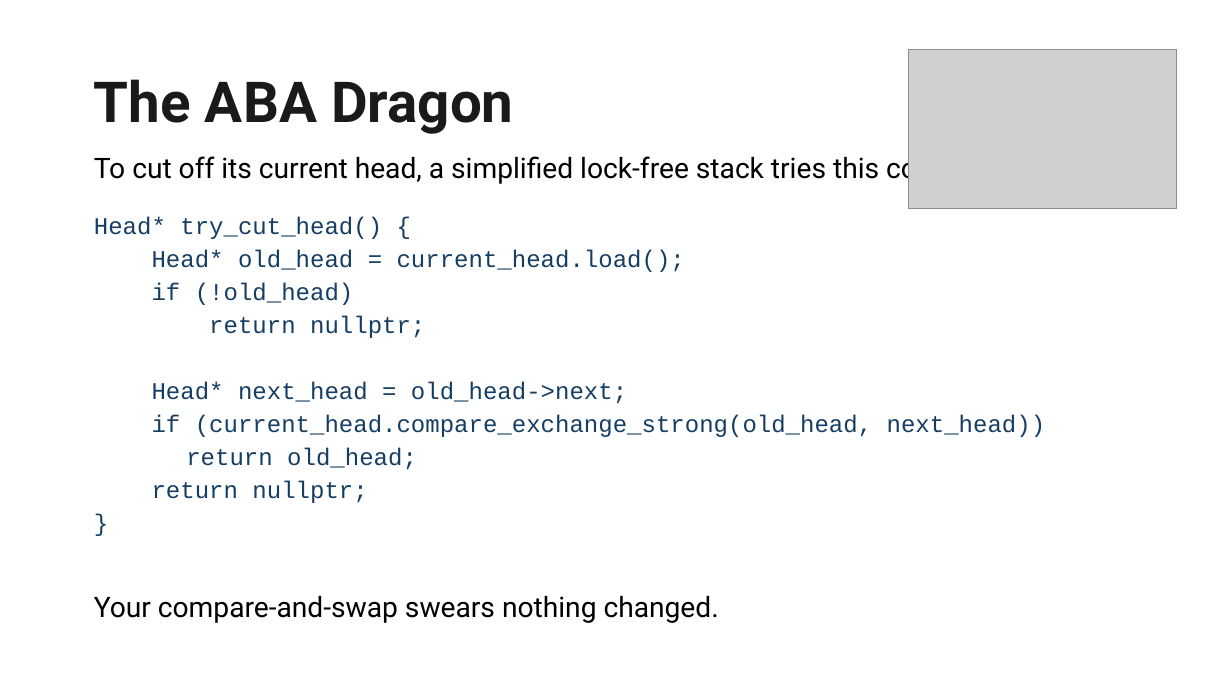
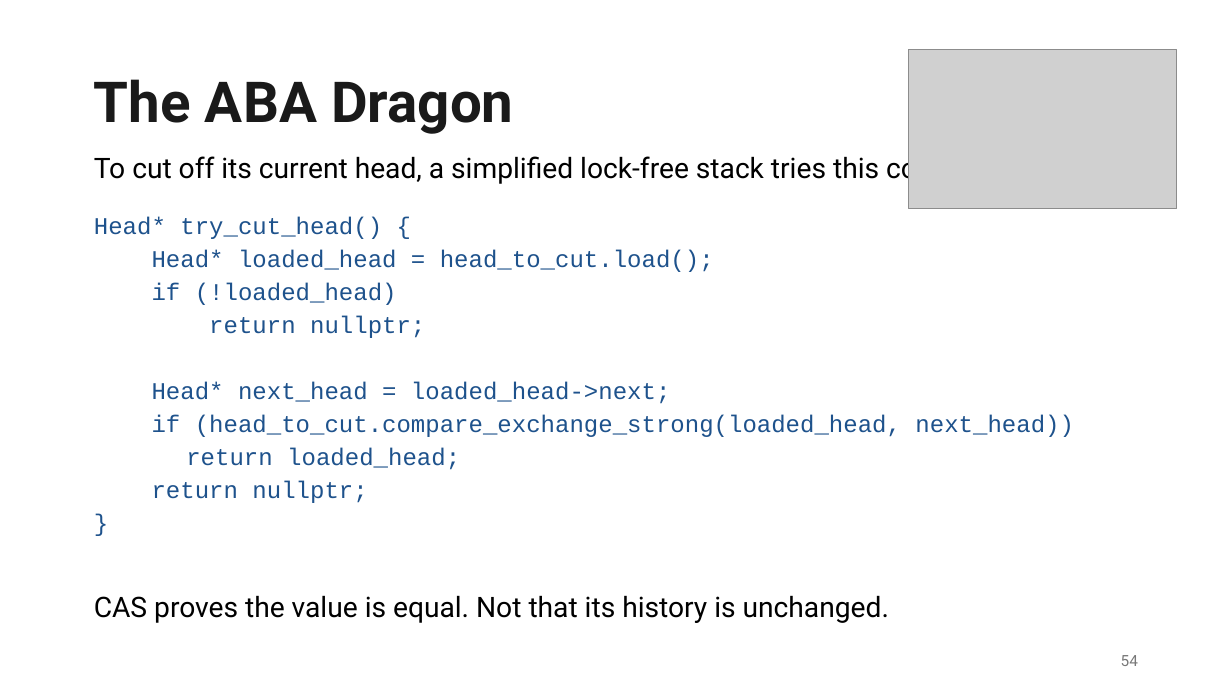
Before and after one commit to EmptySquareBubble/once_upon_a_thread, a slide deck: slide 54 of slides/Once Upon a Thread.pptx (slide 55 before the commit). Drawn at 1232x693 pixels with LibreOffice and Linux fonts; fonts in the diff are those of the drawing; grey boxes stand for pictures; background and template pictures are left out. Boxes give left, top, right and bottom in pixels: in the first picture for what was removed or moved away, otherwise in the second. Text is boxed around its words. In the diff, an @@ line names an element or a change of style, - is before the commit and + after.

```diff
--- a/slides/Once Upon a Thread.pptx
+++ b/slides/Once Upon a Thread.pptx
@@ text at (x1=94, y1=216, x2=425, y2=503): text colour #163E64 to #1E528C in "Head* try_cut_head() {", "return nullptr;", "return nullptr;", "}" @@
@@ text at (x1=152, y1=249, x2=714, y2=305): text changed; text colour #163E64 to #1E528C @@
-Head* old_head = current_head.load();
-if (!old_head)
+Head* loaded_head = head_to_cut.load();
+if (!loaded_head)
@@ text at (x1=152, y1=381, x2=1074, y2=470): text changed; text colour #163E64 to #1E528C @@
-Head* next_head = old_head->next;
-if (current_head.compare_exchange_strong(old_head, next_head))
-return old_head;
+Head* next_head = loaded_head->next;
+if (head_to_cut.compare_exchange_strong(loaded_head, next_head))
+return loaded_head;
@@ text at (x1=94, y1=595, x2=889, y2=623): text changed @@
-Your compare-and-swap swears nothing changed.
+CAS proves the value is equal. Not that its history is unchanged.
@@ page number added at (x1=1121, y1=655, x2=1138, y2=666), 12 pt, text #797979 @@
+54
```
Also in this commit, not shown: 61 other slides changed, 2 slides added, 3 slides removed.
